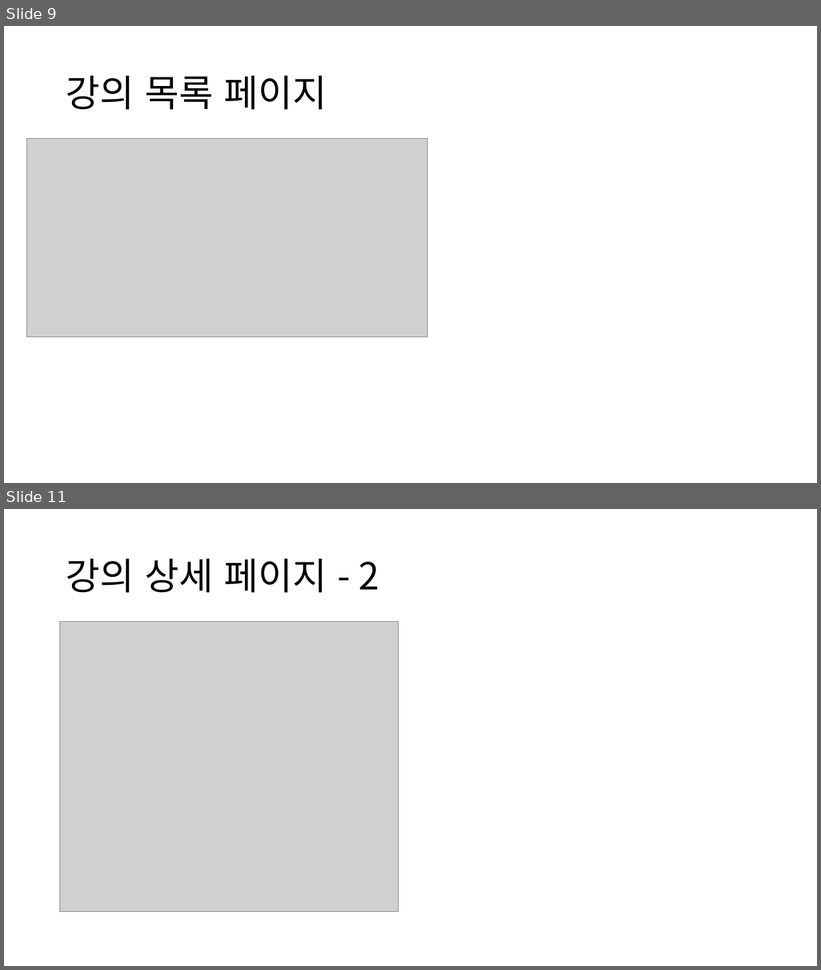
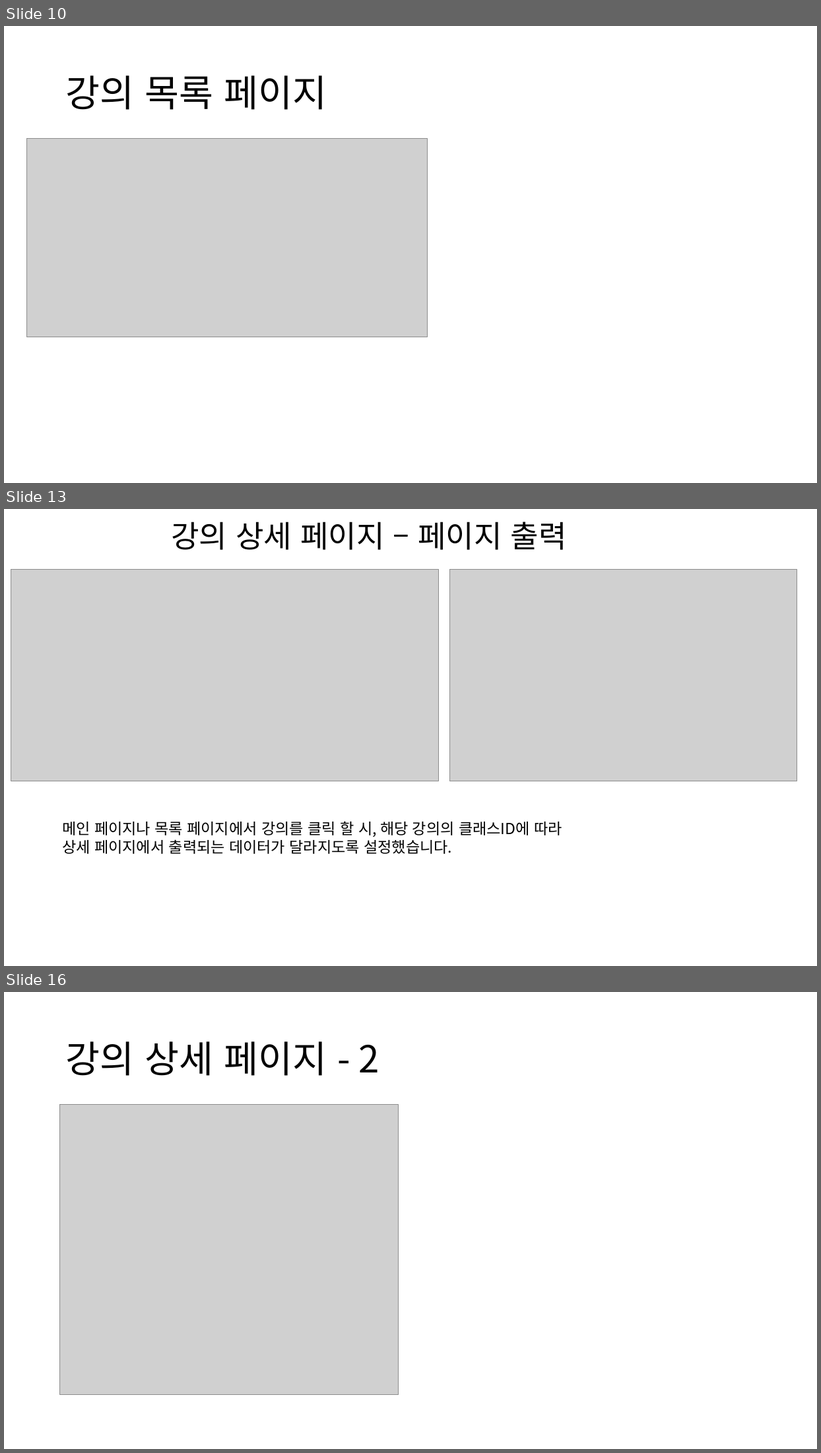
Before and after one commit to NALASAI/SelfIntroduction, a slide deck: 1조 project 포트폴리오(이력서용).pptx. Shown one above the other, each under a label of ours: slides 9 and 11 before the commit, slides 10, 13 and 16 after it; the slides between them are not shown. The pictures are 821x970 and 821x1453 pixels, drawn with LibreOffice and Linux fonts; fonts in the diff are those of the drawing; grey boxes stand for pictures. Boxes give left, top, right and bottom in pixels: in the first picture for what was removed or moved away, otherwise in the second. Text is boxed around its words. In the diff, an @@ line names an element or a change of style, - is before the commit and + after.

```diff
--- a/1조 project 포트폴리오(이력서용).pptx
+++ b/1조 project 포트폴리오(이력서용).pptx
@@ slide 13 added at bbox=[4, 509, 817, 966], background #FFFFFF @@
@@ title added at bbox=[171, 522, 567, 550], 36 pt, text #000000 @@
+강의 상세 페이지 – 페이지 출력
@@ picture added at bbox=[11, 569, 439, 782] @@
@@ picture added at bbox=[450, 569, 797, 782] @@
@@ text added at bbox=[62, 821, 562, 854], 18 pt, text #000000 @@
+메인 페이지나 목록 페이지에서 강의를 클릭 할 시, 해당 강의의 클래스ID에 따라
+상세 페이지에서 출력되는 데이터가 달라지도록 설정했습니다.
@@ what was slide 9 is now slide 10 @@
@@ what was slide 11 is now slide 16 @@
```
Also in this commit, not shown: 5 slides changed, 4 other slides added, 16 other files.
